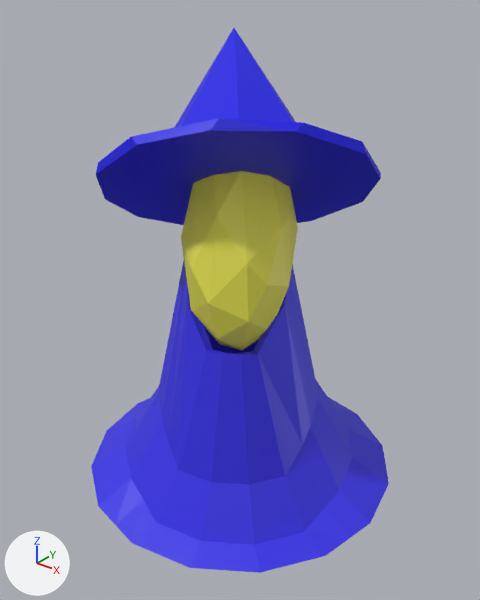
Before and after pictures for a commit that changed the Blender file Assets/ModelsTempFolder/WizardPlayer.blend.
Camera for both pictures: a camera (50 mm lens) standing at (2.27, -2.84, 2.31) and looking at (0.04, -0.05, 0.58). Every picture has the same lights, and +X, +Y and +Z are marked at lower left. The first picture is the older version.
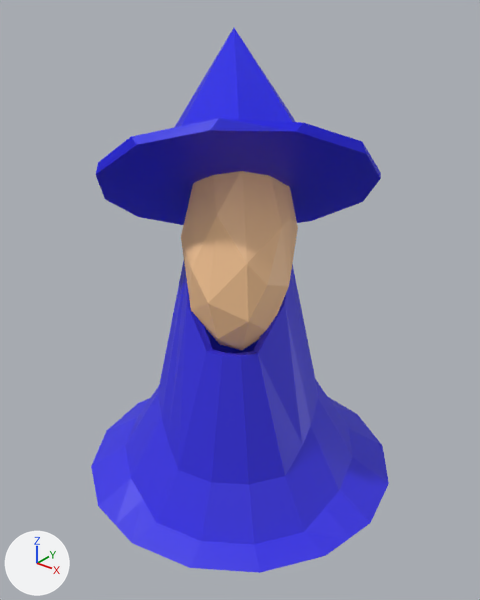
What the commit changed:
Material 'Material' (mat_material) changes colour from yellow #e7e350 to beige #ffcc99; in linear values from (0.8, 0.77, 0.0804) to (1.0, 0.604, 0.319).

Where the change shows, as pixel boxes [x1, y1, x2, y2] in the pictures (480 x 600 px):
'Sphere', recoloured (yellow to beige): [181, 171, 298, 350] in both
